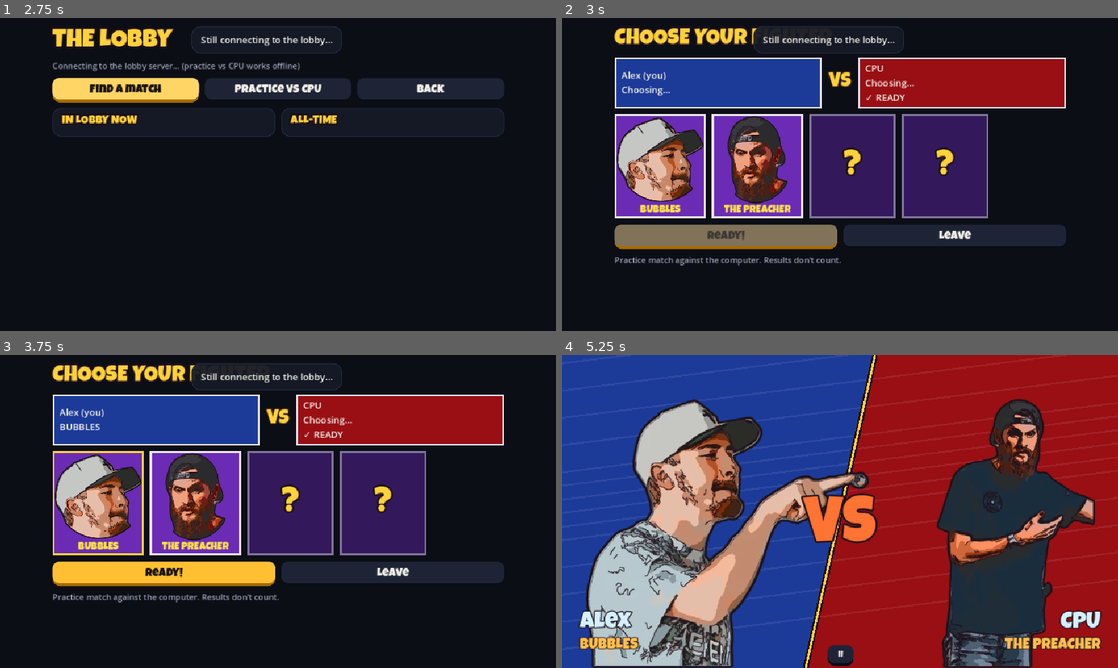
Above: before the commit, frames 1-4 (two rows, left to right).
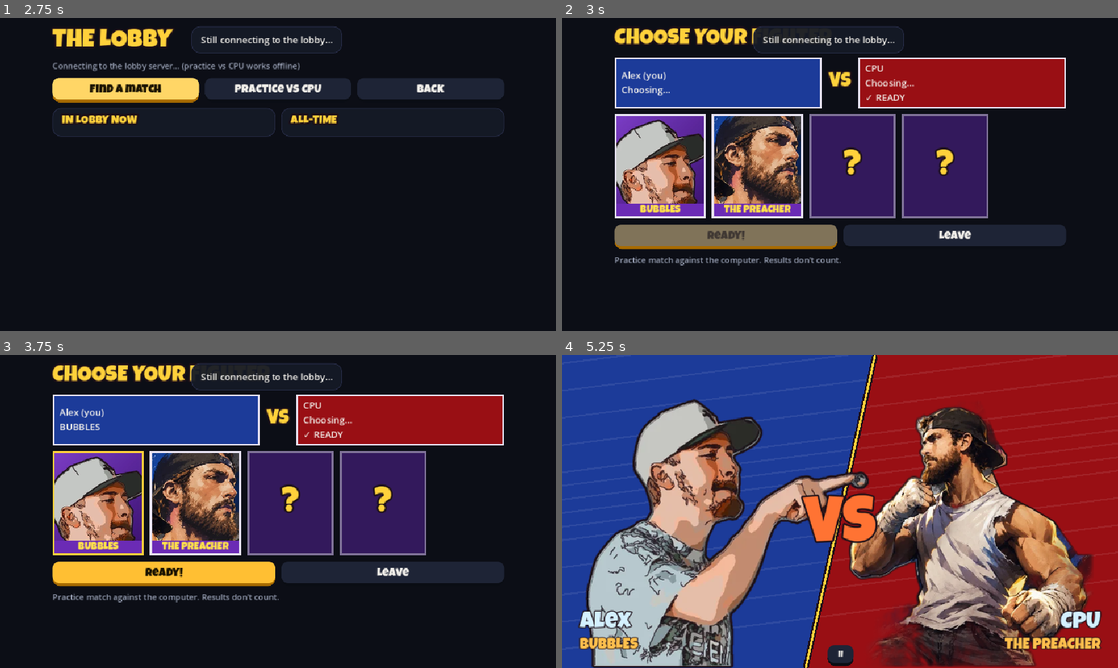
Above: after the commit, the same moments.

Repository: laine-arch/fellowship-fight
Game: Godot game, scene res://main.tscn
Same seed, same stepped clock (60 frames per second), same inputs: the game is played once before the commit and once after it.
Inputs (mouse positions are in pixels of both pictures, inside the frame that each line leads up to):
- Up to frame 1 (2.75 s): click (278, 146) at 0.52 s; type "Alex" at 0.6 s; click "Enter lobby" at 1.25 s; click "Find a match" at 2 s
- Up to frame 2 (3 s): click "Practice vs CPU" at 2.75 s
- Up to frame 3 (3.75 s): click (100, 495) at 3.52 s
- Up to frame 4 (5.25 s): click "Ready!" at 4.25 s; tap Enter at 5 s; move the mouse to (962, 495) at 5.02 s; hold Right from 5.03 s (still down); tap J at 5.1 s; click (962, 495) at 5.17 s

Frame 1 is identical in both runs. In frame 2, 6.5% of the frame differs, in the area x 9-43%, y 31-60%; in frame 3, 6.5%; in frame 4, 24%, in the area x 51-96%, y 14-100%.

Commit message:
Preacher: painted art from the new illustration
- tools/art/painted_fighter.py: cuts a fighter's head, portrait, VS bust and body
  parts (upper arm, forearm, wrapped fist, shirt, trousers) out of one painted
  illustration and fits them onto the rig; title lettering and badges excluded
- square portraits (select tiles, HUD) for every fighter
- rebuilt fighter rigs

Co-Authored-By: Claude Opus 5.5 <noreply@anthropic.com>
Claude-Session: https://claude.ai/code/session_01RSDmFiqEh1C5Zz5g5fudbB

Diff:
--- a/game/art/fighters/preacher/parts.json
+++ b/game/art/fighters/preacher/parts.json
@@ -1,21 +1,11 @@
 {
  "scale": 0.5,
  "headAnchor": [
-  81,
-  239
+  192,
+  299
  ],
- "headH": 72,
+ "headH": 74,
  "parts": {
-  "torso": {
-   "pivot": [
-    48,
-    112
-   ],
-   "size": [
-    96,
-    132
-   ]
-  },
   "upper_arm": {
    "pivot": [
     24,
@@ -34,16 +24,6 @@
    "size": [
     40,
     72
-   ]
-  },
-  "fist": {
-   "pivot": [
-    20,
-    20
-   ],
-   "size": [
-    40,
-    40
    ]
   },
   "thigh": {
@@ -66,6 +46,26 @@
     92
    ]
   },
+  "fist": {
+   "pivot": [
+    20,
+    20
+   ],
+   "size": [
+    40,
+    40
+   ]
+  },
+  "torso": {
+   "pivot": [
+    48,
+    112
+   ],
+   "size": [
+    96,
+    132
+   ]
+  },
   "shoe": {
    "pivot": [
     18,
--- a/game/data/characters.gd
+++ b/game/data/characters.gd
@@ -22,6 +22,11 @@
 	return load("res://art/fighters/%s/head.webp" % id)
 
 
+## Square portrait for the select screen and HUD.
+static func portrait(id: String) -> Texture2D:
+	return load("res://art/fighters/%s/portrait.webp" % id)
+
+
 static func bust(id: String) -> Texture2D:
 	return load("res://art/fighters/%s/bust.webp" % id)
 
--- a/game/fight/fight_view.gd
+++ b/game/fight/fight_view.gd
@@ -50,7 +50,7 @@
 		var r: Node2D = Chars.rig(F.c).instantiate()
 		add_child(r)
 		rigs.append(r)
-		heads.append(Chars.head(F.c)); busts.append(Chars.bust(F.c))
+		heads.append(Chars.portrait(F.c)); busts.append(Chars.bust(F.c))
 	above = Node2D.new(); above.z_index = 10; add_child(above); above.draw.connect(_draw_above)
 	cam = Camera2D.new()
 	cam.position = Vector2(W / 2, H / 2)
@@ -235,13 +235,9 @@
 		hud.draw_rect(Rect2(px - 3, py - 3, ps + 6, ps + 6), INK)
 		hud.draw_rect(Rect2(px, py, ps, ps), Color(0.42, 0.17, 0.71))
 		var ht: Texture2D = heads[i]
-		var hk := ps * 1.18 / ht.get_height()
-		var sw := minf(ht.get_width(), ps / hk)
-		var src := Rect2(ht.get_width() / 2.0 - sw / 2, 0, sw, (ps - 2) / hk)
-		var dw2 := sw * hk
-		# player 2 faces left: mirror around the portrait's centre
+		# player 2 faces left: mirror the portrait
 		hud.draw_set_transform(Vector2(px + ps / 2, 0), 0, Vector2(-1 if i else 1, 1))
-		hud.draw_texture_rect_region(ht, Rect2(-dw2 / 2, py + 2, dw2, ps - 2), src)
+		hud.draw_texture_rect(ht, Rect2(-ps / 2, py, ps, ps), false)
 		hud.draw_set_transform(Vector2.ZERO)
 		var nm: String = (names[i] if names[i] != "" else Chars.get_char(F.c).name) + (" (you)" if i == my_idx else "")
 		_text(nm, Vector2(px - 10 - 300 if i else px + ps + 10, py + 26), 24, Color(0.83, 0.94, 1), HORIZONTAL_ALIGNMENT_RIGHT if i else HORIZONTAL_ALIGNMENT_LEFT, 300 if i else -1, 6)
--- a/game/fighters/preacher.tscn
+++ b/game/fighters/preacher.tscn
@@ -4237,10 +4237,10 @@
 position = Vector2(0, -72)
 
 [node name="Face" type="Sprite2D" parent="Body/Torso/Head"]
-scale = Vector2(0.288, 0.288)
+scale = Vector2(0.237179, 0.237179)
 texture = ExtResource("6_cujj1")
 centered = false
-offset = Vector2(-81, -239)
+offset = Vector2(-192, -299)
 
 [node name="ArmB" type="Node2D" parent="Body/Torso"]
 z_index = -3
--- a/game/main.gd
+++ b/game/main.gd
@@ -336,7 +336,7 @@
 	grid = GridContainer.new(); grid.columns = 4; grid.add_theme_constant_override("h_separation", 10); v.add_child(grid)
 	for c in Chars.LIST:
 		var b := TextureButton.new(); b.custom_minimum_size = Vector2(150, 150)
-		b.texture_normal = Chars.head(c.id); b.ignore_texture_size = true; b.stretch_mode = TextureButton.STRETCH_KEEP_ASPECT_CENTERED
+		b.texture_normal = Chars.portrait(c.id); b.ignore_texture_size = true; b.stretch_mode = TextureButton.STRETCH_KEEP_ASPECT_COVERED
 		var holder := PanelContainer.new()
 		var sb := StyleBoxFlat.new(); sb.bg_color = Color(0.42, 0.17, 0.71); sb.set_border_width_all(4); sb.border_color = Color(0.91, 0.89, 0.95)
 		holder.add_theme_stylebox_override("panel", sb); holder.set_meta("id", c.id); holder.set_meta("sb", sb)
--- a/game/tests/smoke_cpu.gd
+++ b/game/tests/smoke_cpu.gd
@@ -17,7 +17,7 @@
 	main.nick_edit.text = "Tester"
 	main._go_cpu()
 	await wait(0.3)
-	main.sel.me = "bubbles"; main._render_select()
+	main.sel.me = "preacher"; main._render_select()
 	await shot("select")
 	main._on_ready()
 	await wait(1.2)
Binary file added: game/art/fighters/bubbles/portrait.webp
Not shown, added: game/art/fighters/bubbles/portrait.webp.import
Binary file changed: game/art/fighters/preacher/bust.webp
Binary file changed: game/art/fighters/preacher/fist.png
Binary file changed: game/art/fighters/preacher/forearm.png
Binary file changed: game/art/fighters/preacher/head.webp
Binary file added: game/art/fighters/preacher/portrait.webp
Not shown, added: game/art/fighters/preacher/portrait.webp.import
Binary file changed: game/art/fighters/preacher/shin.png
Binary file changed: game/art/fighters/preacher/thigh.png
Binary file changed: game/art/fighters/preacher/torso.png
Binary file changed: game/art/fighters/preacher/upper_arm.png
